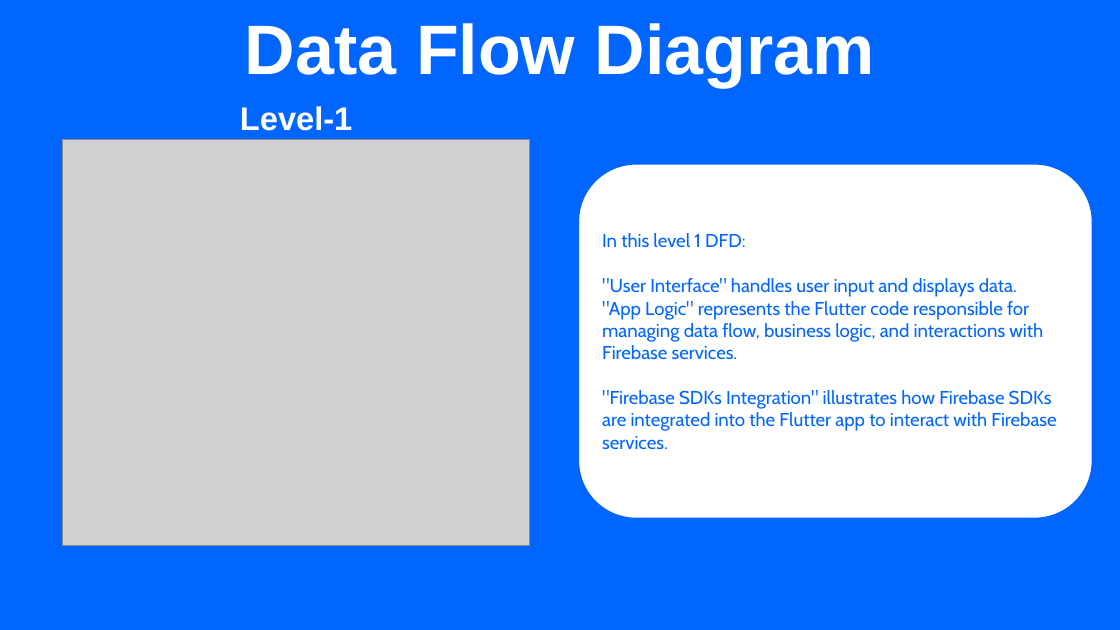
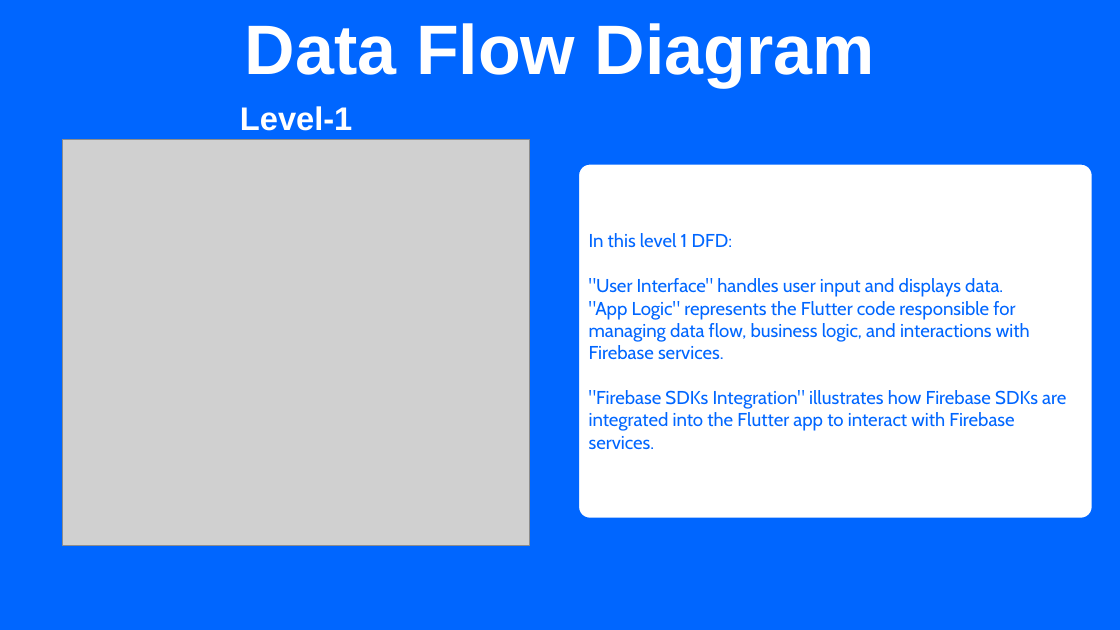
Before and after one commit to dakshraman/Messager, a slide deck: slide 5 of Messager.pptx. Drawn at 1120x630 pixels with LibreOffice and Linux fonts; fonts in the diff are those of the drawing; grey boxes stand for pictures. Boxes give left, top, right and bottom in pixels: in the first picture for what was removed or moved away, otherwise in the second. Text is boxed around its words. In the diff, an @@ line names an element or a change of style, - is before the commit and + after.

```diff
--- a/Messager.pptx
+++ b/Messager.pptx
@@ rounded rectangle "In this level 1 DFD:" at (x1=576, y1=162, x2=1095, y2=521): proportions changed @@
```
Also in this commit, not shown: 5 other slides changed, 1 slide added, 1 slide removed, 58 other files.
